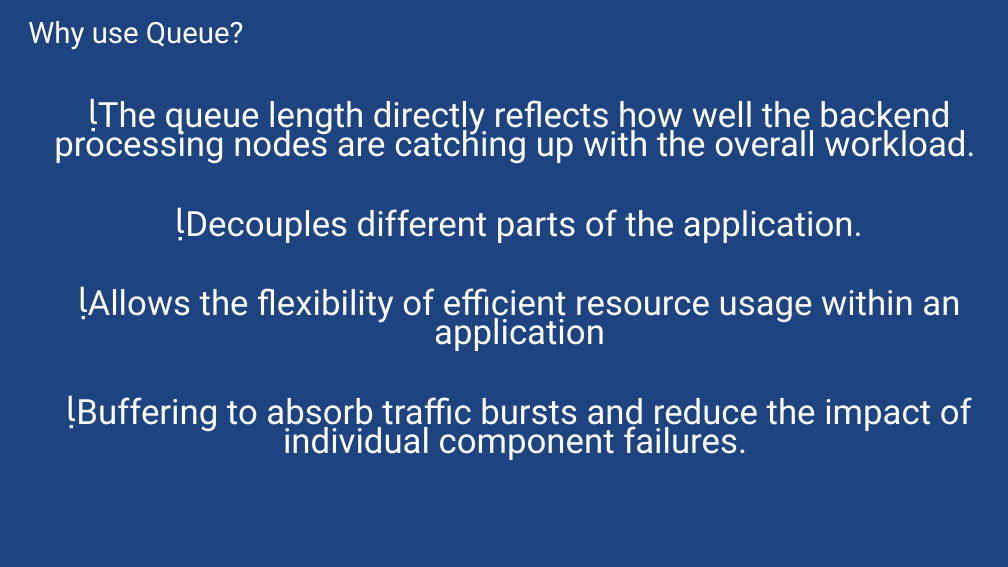
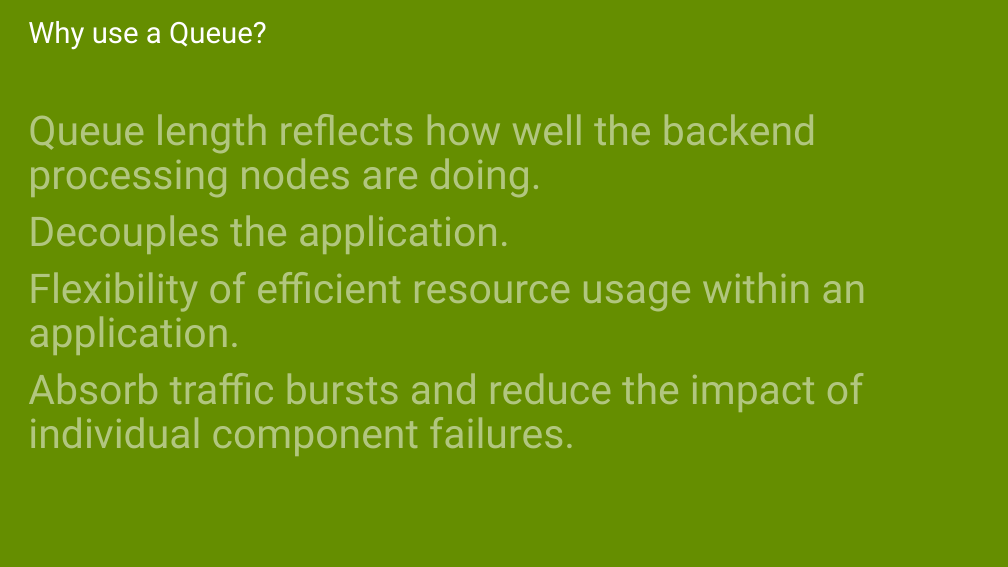
Before and after one commit to sack212/BasicAzureCamp, a slide deck: slide 55 of Data-Storage/Data-Storage.pptx (slide 42 before the commit). Drawn at 1008x567 pixels with LibreOffice and Linux fonts; fonts in the diff are those of the drawing. Boxes give left, top, right and bottom in pixels: in the first picture for what was removed or moved away, otherwise in the second. Text is boxed around its words. In the diff, an @@ line names an element or a change of style, - is before the commit and + after.

```diff
--- a/Data-Storage/Data-Storage.pptx
+++ b/Data-Storage/Data-Storage.pptx
@@ background #1D4380 to #658E00 @@
@@ text at <box>28,21,267,50</box>: text changed @@
-Why use Queue?
+Why use a Queue?
@@ rectangle added at <box>0,81,1008,203</box>, fill #658E00 at 50% opacity @@
@@ text at <box>28,114,866,456</box>: text changed; size 33.1 to 39 pt @@
- The queue length directly reflects how well the backend processing nodes are catching up with the overall workload.
- Decouples different parts of the application.
- Allows the flexibility of efficient resource usage within an application
- Buffering to absorb traffic bursts and reduce the impact of individual component failures.
+Queue length reflects how well the backend processing nodes are doing.
+Decouples the application.
+Flexibility of efficient resource usage within an application.
+Absorb traffic bursts and reduce the impact of individual component failures.
@@ rectangle added at <box>0,214,1008,256</box>, fill #658E00 at 50% opacity @@
@@ rectangle added at <box>0,266,1008,362</box>, fill #658E00 at 50% opacity @@
@@ rectangle added at <box>0,363,1008,460</box>, fill #658E00 at 50% opacity @@
```
Also in this commit, not shown: 42 other slides changed, 25 slides added, 2 slides removed, 12 other files.
